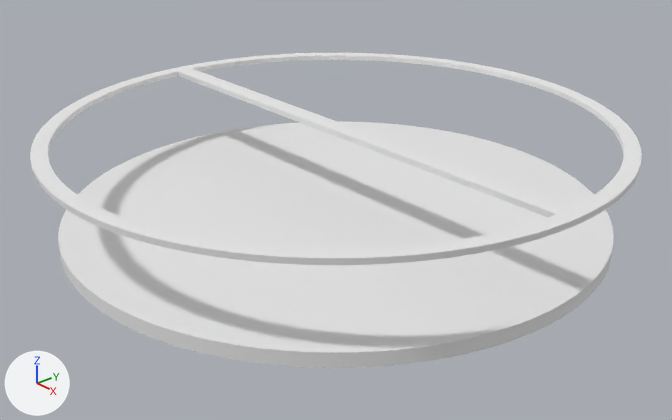
The Blender file useful/Equatorie.blend, before and after one commit.
Both versions are drawn from a 50 mm lens placed at (14.5, -12.61, 8.58), pointed at (0.25, -0.21, 0.21). Lighting does not change. The marker at lower left points along +X, +Y and +Z.

Objects in the first picture: 'Base', 'Epicycle'.
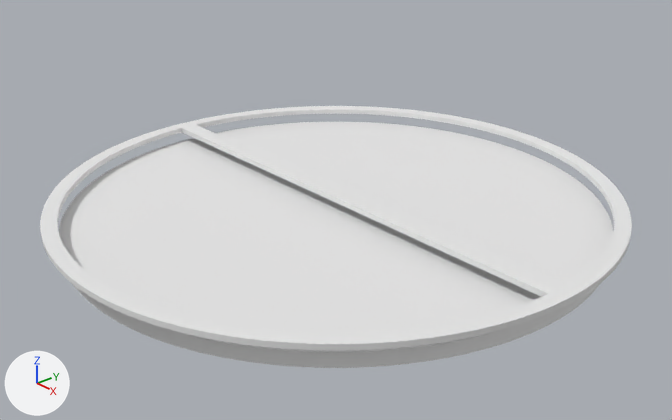
Location of each change, [x1, y1, x2, y2] in pixels of the pictures (672 x 420 px):
'Epicycle', moved
    before: [30, 53, 642, 265]
    after: [40, 106, 632, 350]

The change, as a list of edits to the scene's bpy script:
```text
Change ob_epicycle:
    ob_epicycle.location: (0.0, 0.0, 2.0) -> (0.0, 0.0, 0.45)
```
